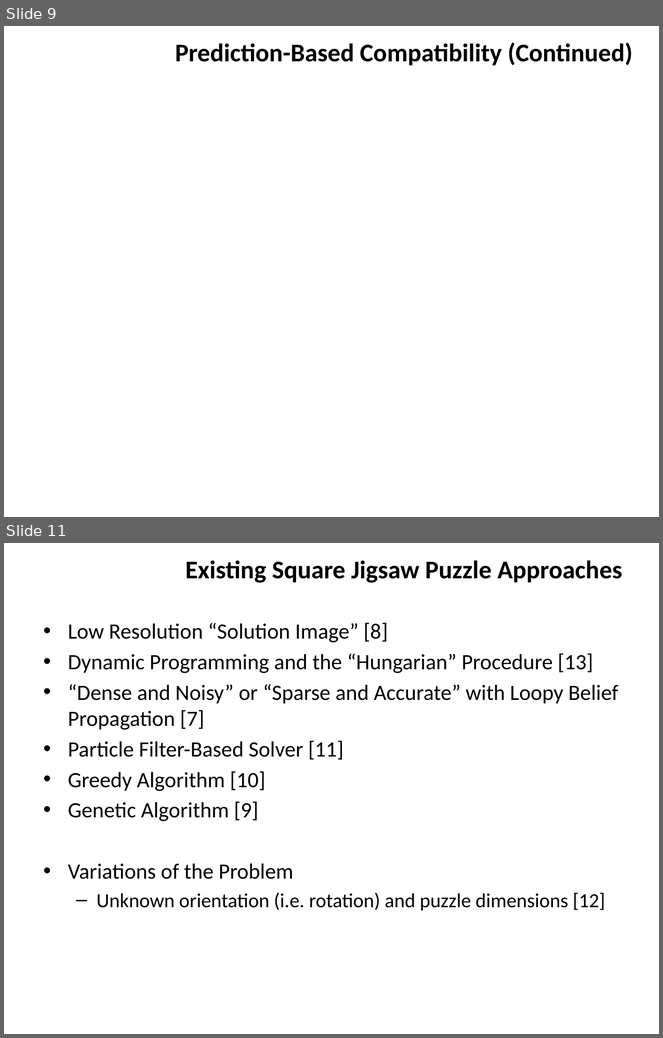
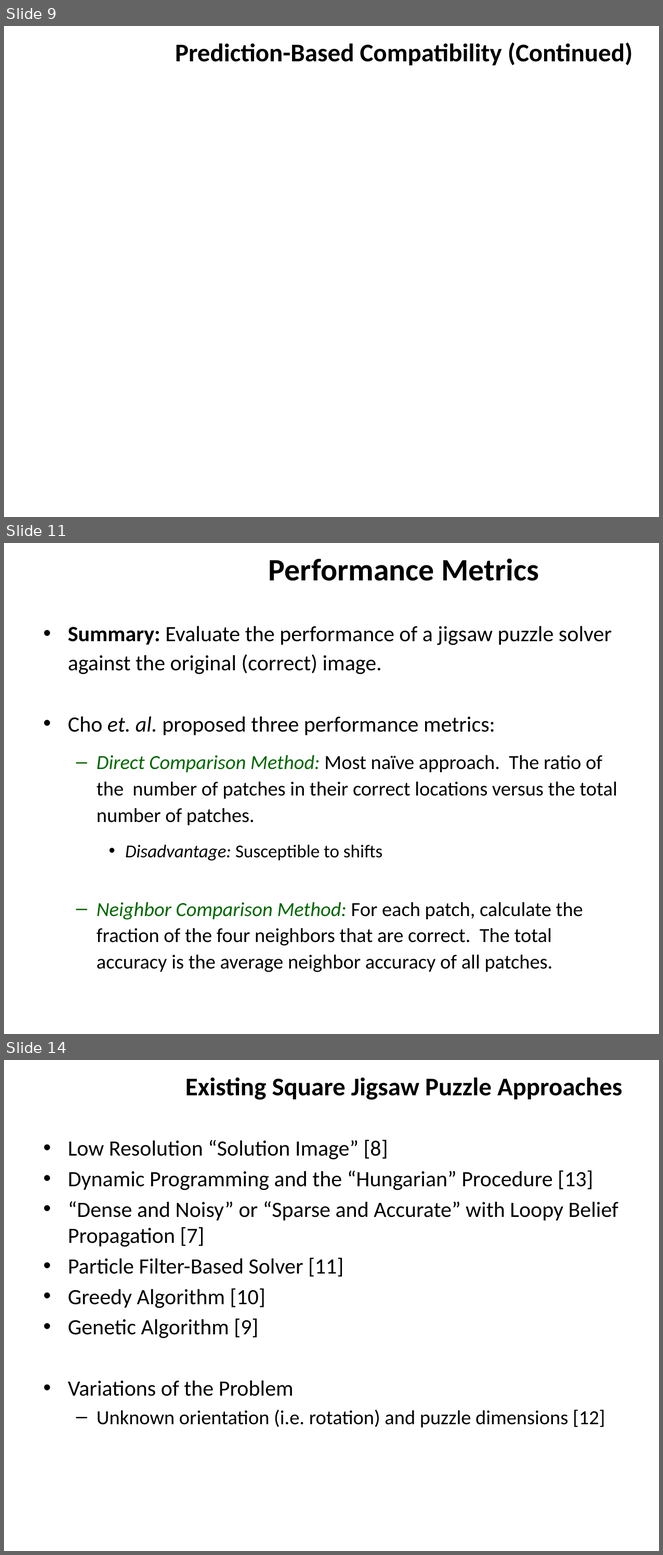
Before and after one commit to ZaydH/sjsu_thesis, a slide deck: Papers/Zayd_Hammoudeh_-_Square_Jigsaw_Puzzle_Problem_Literature_Review.pptx. Shown one above the other, each under a label of ours: slides 9 and 11 before the commit, slides 9, 11 and 14 after it; the slides between them are not shown. The pictures are 663x1038 and 663x1555 pixels, drawn with LibreOffice and Linux fonts; fonts in the diff are those of the drawing; grey boxes stand for pictures; background and template pictures are left out. Boxes give left, top, right and bottom in pixels: in the first picture for what was removed or moved away, otherwise in the second. Text is boxed around its words. In the diff, an @@ line names an element or a change of style, - is before the commit and + after.

Commit message:
Another incremental update of the literature review.  Including a new image to the file as well as a cleanup of the patch histogram image.

```diff
--- a/Papers/Zayd_Hammoudeh_-_Square_Jigsaw_Puzzle_Problem_Literature_Review.pptx
+++ b/Papers/Zayd_Hammoudeh_-_Square_Jigsaw_Puzzle_Problem_Literature_Review.pptx
@@ slide 11 added at (4, 543, 659, 1034), background #FFFFFF @@
@@ title added at (269, 559, 540, 581), 34.2 pt, text #000000, bold @@
+Performance Metrics
@@ text added at (68, 626, 617, 973), 22 pt, text #000000 @@
+• Summary: Evaluate the performance of a jigsaw puzzle solver against the original (correct) image.
+• Cho et. al. proposed three performance metrics:
+  – Direct Comparison Method: Most naïve approach. The ratio of the number of patches in their correct locations versus the total number of patches.
+    • Disadvantage: Susceptible to shifts
+  – Neighbor Comparison Method: For each patch, calculate the fraction of the four neighbors that are correct. The total accuracy is the average neighbor accuracy of all patches.
@@ what was slide 11 is now slide 14 @@
```
Also in this commit, not shown: 5 slides changed, 1 other slide added, 2 other files.
